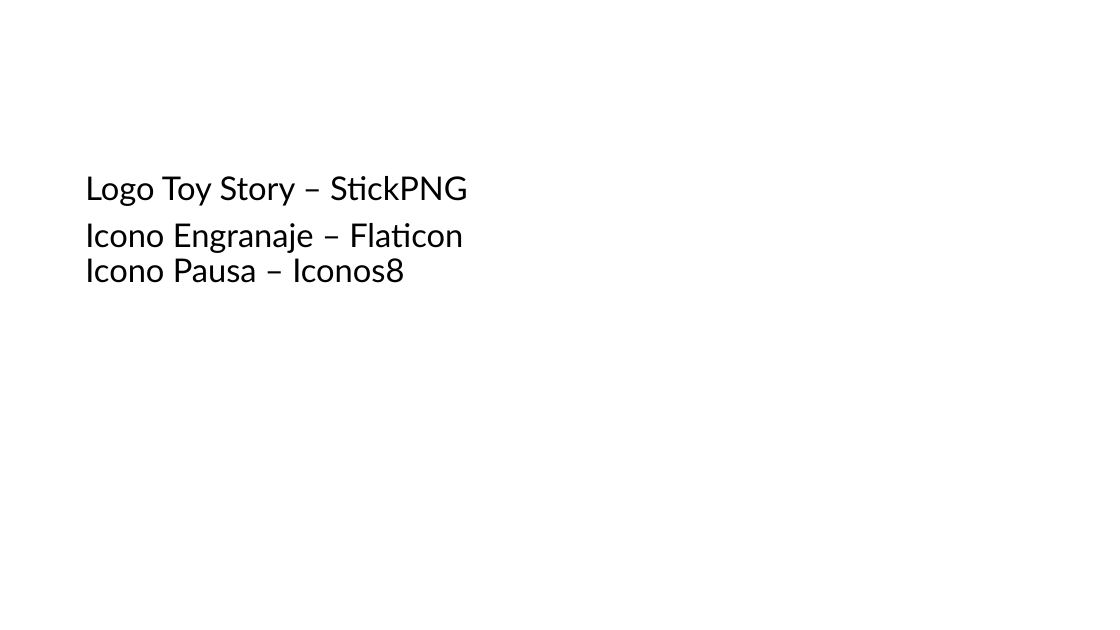
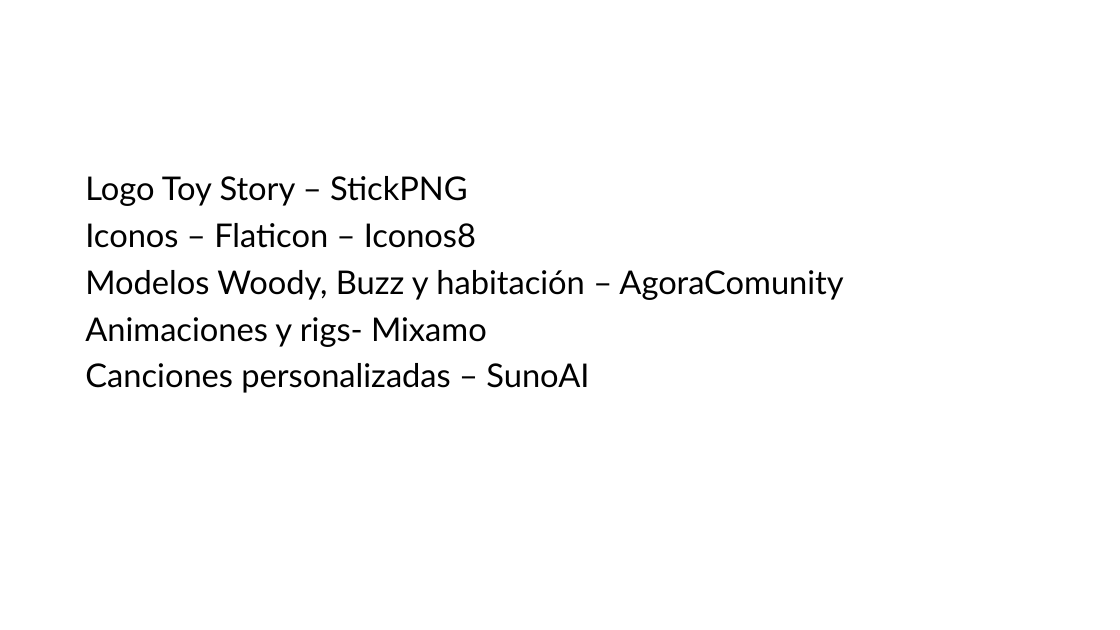
Before and after one commit to Nereida-abyss/Repo-Toy-Story, a slide deck: slide 3 of Recursos/_GCD_Pitch_ToyStoryFPS.pptx. Drawn at 1120x630 pixels with LibreOffice and Linux fonts; fonts in the diff are those of the drawing. Boxes give left, top, right and bottom in pixels: in the first picture for what was removed or moved away, otherwise in the second. Text is boxed around its words. In the diff, an @@ line names an element or a change of style, - is before the commit and + after.

```diff
--- a/Recursos/_GCD_Pitch_ToyStoryFPS.pptx
+++ b/Recursos/_GCD_Pitch_ToyStoryFPS.pptx
@@ text at <box>85,223,843,393</box>: text changed @@
-Icono Engranaje – Flaticon
-Icono Pausa – Iconos8
+Iconos – Flaticon – Iconos8
+Modelos Woody, Buzz y habitación – AgoraComunity
+Animaciones y rigs- Mixamo
+Canciones personalizadas – SunoAI
```
Also in this commit, not shown: 3 other files.
